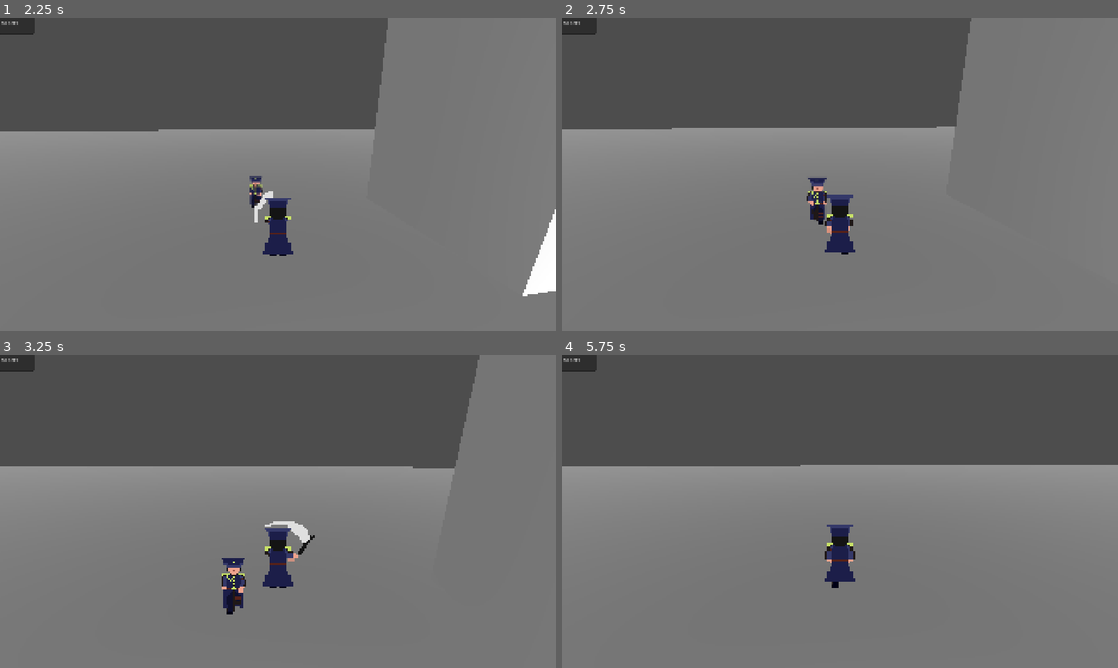
Above: before the commit, frames 1-4 (two rows, left to right).
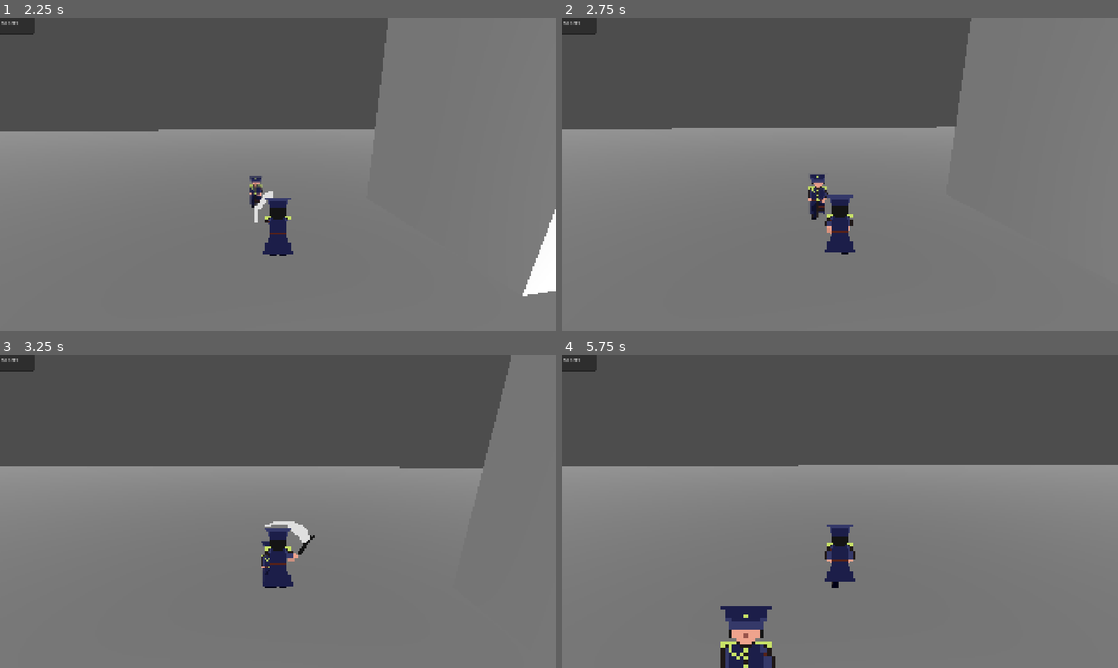
Above: after the commit, the same moments.

Repository: zenrythebard/dinamik_21_gamejam
Game: Godot game, scene res://test_assets/test_3d.tscn
The game is run twice, just before and just after one commit, with the same random seed, the same clock (stepped at 60 frames per second) and the same inputs. This scene is started directly instead of the project's main scene.
Inputs (mouse positions are in pixels of both pictures, inside the frame that each line leads up to):
- Up to frame 1 (2.25 s): tap Enter (ui_accept) at 0.5, 0.77, 1.52 s; move the mouse to (305, 174) at 0.52 s; hold W (walk_forward) from 0.53 s (still down); click (305, 174) at 0.6 s; move the mouse to (250, 174) at 1.27 s; click (250, 174) at 1.35 s; move the mouse to (289, 168) at 2.02 s; tap Shift (dash) at 2.1 s
- Up to frame 2 (2.75 s): keep holding W (walk_forward); click (851, 168) at 2.3 s
- Up to frame 3 (3.25 s): keep holding W (walk_forward); move the mouse to (272, 517) at 2.77 s; click (272, 517) at 2.85 s; tap Enter (ui_accept) at 3.02 s
- Up to frame 4 (5.75 s): keep holding W (walk_forward); move the mouse to (878, 514) at 3.52 s; click (878, 514) at 3.6 s; tap Enter (ui_accept) at 3.77, 4.52 s; move the mouse to (795, 508) at 4.27 s; tap Shift (dash) at 4.35 s; click (795, 508) at 4.55 s; move the mouse to (845, 511) at 5.02 s; click (845, 511) at 5.1 s

Frame 1 is identical in both runs. In frame 2, 0.3% of the frame differs, in the area x 44-48%, y 50-66%; in frame 3, 2.8%, in the area x 39-92%, y 0-83%; in frame 4, 1.6%.

Commit message:
zone hover

Diff:
--- a/test_assets/ninja.gd
+++ b/test_assets/ninja.gd
@@ -7,9 +7,10 @@
 var target_pos : Vector3
 var follow_player : bool = true
 var player_in_range : bool = false
-var first_strike : bool = false
+var attack_initiative : bool = true
 var able_attack : bool = false
 var attack_in_range : bool = false
+var hover_in_range : bool = false
 var player_facing : Vector2
 @export var sprite: AnimatedSprite3D
 @export var animation_tree: AnimationTree
@@ -25,21 +26,20 @@
 	# Add the gravity.
 	if not is_on_floor():
 		velocity += get_gravity() * delta
-
 	# Handle jump.
 	#if is_on_floor():
 		#velocity.y = JUMP_VELOCITY
 	ninja_behaviour()
 	move_and_slide()
 	direction_relative_to_player()
-
+	print(attack_initiative)
 func ninja_behaviour():
 	#moving to zone control
 	if target:
 		if follow_player:
 			if player_in_range == false:
 				run_to_player()
-			elif first_strike == true:
+			elif attack_initiative == true:
 				attack_behaviour()
 			else:
 				hover_behaviour()
@@ -58,8 +58,17 @@
 	animation_tree["parameters/blend_walk/blend_amount"] = 1
 
 func hover_behaviour():
+	await get_tree().create_timer(0.1).timeout
+	if player_position_relative_x == "east" :
+		velocity -= Vector3(2,0,0)
+	if player_position_relative_x == "west" :
+		velocity = Vector3(-2,0,0)
+	if player_position_relative_z == "south" :
+		velocity = Vector3(0,0,-2)
+	if player_position_relative_z == "north" :
+		velocity = Vector3(0,0,2)
+	return
 
-	return
 
 func idle_behaviour():
 	await get_tree().create_timer(0.1).timeout
@@ -75,8 +84,8 @@
 		animation_tree["parameters/oneshot_attack/request"] = AnimationNodeOneShot.ONE_SHOT_REQUEST_FIRE
 		print ("attacked")
 		player #animation and collision to attack player (not finished)
-		first_strike = false
-
+		attack_initiative = false
+		SPEED = 2
 var player_position_relative_x : String
 var player_position_relative_z : String
 
@@ -121,3 +130,13 @@
 func _on_zone_of_attack_body_exited(body: Node3D) -> void:
 	if body is Player:
 		attack_in_range = false
+
+
+
+func _on_zone_of_hover_body_entered(body: Node3D) -> void:
+	if body is Player:
+		hover_in_range = true
+
+func _on_zone_of_hover_body_exited(body: Node3D) -> void:
+	if body is Player:
+		hover_in_range = false
--- a/test_assets/ninja.tscn
+++ b/test_assets/ninja.tscn
@@ -65,7 +65,7 @@
 blend_point_3/name = &"walk_left"
 
 [sub_resource type="AnimationNodeBlendTree" id="AnimationNodeBlendTree_jc63w"]
-graph_offset = Vector2(-360.90137, 105.309494)
+graph_offset = Vector2(-401.70135, 31.709497)
 nodes/output/position = Vector2(560, 176)
 nodes/oneshot_attack/node = SubResource("AnimationNodeOneShot_wurd0")
 nodes/oneshot_attack/position = Vector2(304, 144)
@@ -512,6 +512,22 @@
 atlas = ExtResource("2_wurd0")
 region = Rect2(0, 150, 37, 50)
 
+[sub_resource type="AtlasTexture" id="AtlasTexture_vsbne"]
+atlas = ExtResource("2_wurd0")
+region = Rect2(37, 250, 37, 50)
+
+[sub_resource type="AtlasTexture" id="AtlasTexture_ugkvk"]
+atlas = ExtResource("2_wurd0")
+region = Rect2(37, 300, 37, 50)
+
+[sub_resource type="AtlasTexture" id="AtlasTexture_taggi"]
+atlas = ExtResource("2_wurd0")
+region = Rect2(37, 350, 37, 50)
+
+[sub_resource type="AtlasTexture" id="AtlasTexture_indeb"]
+atlas = ExtResource("2_wurd0")
+region = Rect2(37, 400, 37, 50)
+
 [sub_resource type="AtlasTexture" id="AtlasTexture_l0q54"]
 atlas = ExtResource("3_4t13w")
 region = Rect2(74, 0, 37, 50)
@@ -654,6 +670,23 @@
 }],
 "loop": 1,
 "name": &"attack_forward",
+"speed": 5.0
+}, {
+"frames": [{
+"duration": 1.0,
+"texture": SubResource("AtlasTexture_vsbne")
+}, {
+"duration": 1.0,
+"texture": SubResource("AtlasTexture_ugkvk")
+}, {
+"duration": 1.0,
+"texture": SubResource("AtlasTexture_taggi")
+}, {
+"duration": 1.0,
+"texture": SubResource("AtlasTexture_indeb")
+}],
+"loop": 1,
+"name": &"attack_side",
 "speed": 5.0
 }, {
 "frames": [{
@@ -760,6 +793,9 @@
 
 [sub_resource type="CylinderShape3D" id="CylinderShape3D_071xj"]
 radius = 1.663
+
+[sub_resource type="CylinderShape3D" id="CylinderShape3D_j8iw7"]
+radius = 4.5
 
 [node name="Ninja" type="CharacterBody3D" unique_id=1572494235 node_paths=PackedStringArray("sprite", "animation_tree", "animation_player")]
 script = ExtResource("1_071xj")
@@ -805,8 +841,15 @@
 [node name="CollisionShape3D" type="CollisionShape3D" parent="ZoneOfAttack" unique_id=1417662229]
 shape = SubResource("CylinderShape3D_071xj")
 
+[node name="ZoneOfHover" type="Area3D" parent="." unique_id=1474141966]
+
+[node name="CollisionShape3D" type="CollisionShape3D" parent="ZoneOfHover" unique_id=988678112]
+shape = SubResource("CylinderShape3D_j8iw7")
+
 [connection signal="body_entered" from="ZoneOfControl" to="." method="_on_zone_of_control_body_entered"]
 [connection signal="body_exited" from="ZoneOfControl" to="." method="_on_zone_of_control_body_exited"]
 [connection signal="area_entered" from="ZoneOfAttack" to="." method="_on_zone_of_attack_area_entered"]
 [connection signal="body_entered" from="ZoneOfAttack" to="." method="_on_zone_of_attack_body_entered"]
 [connection signal="body_exited" from="ZoneOfAttack" to="." method="_on_zone_of_attack_body_exited"]
+[connection signal="body_entered" from="ZoneOfHover" to="." method="_on_zone_of_hover_body_entered"]
+[connection signal="body_exited" from="ZoneOfHover" to="." method="_on_zone_of_hover_body_exited"]
